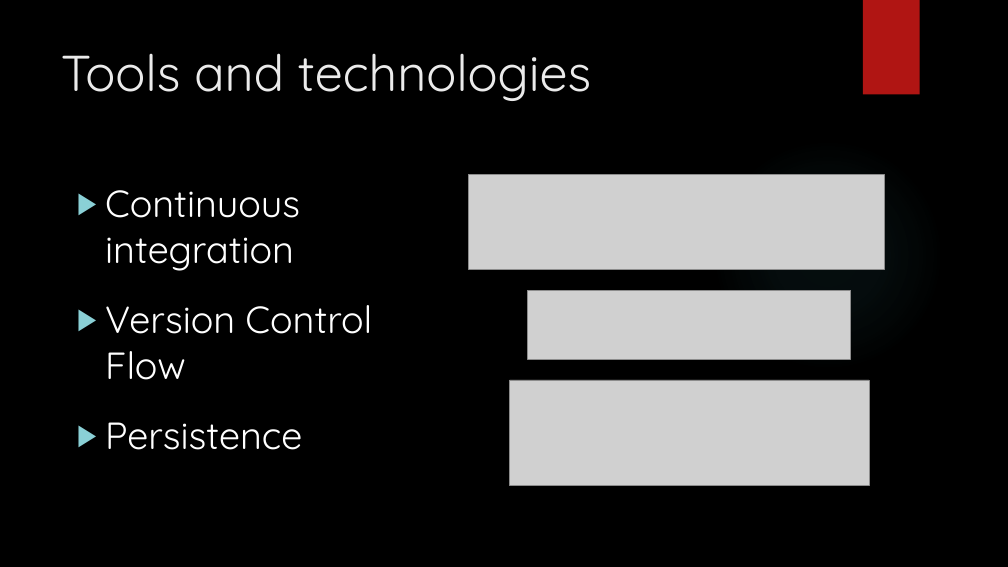
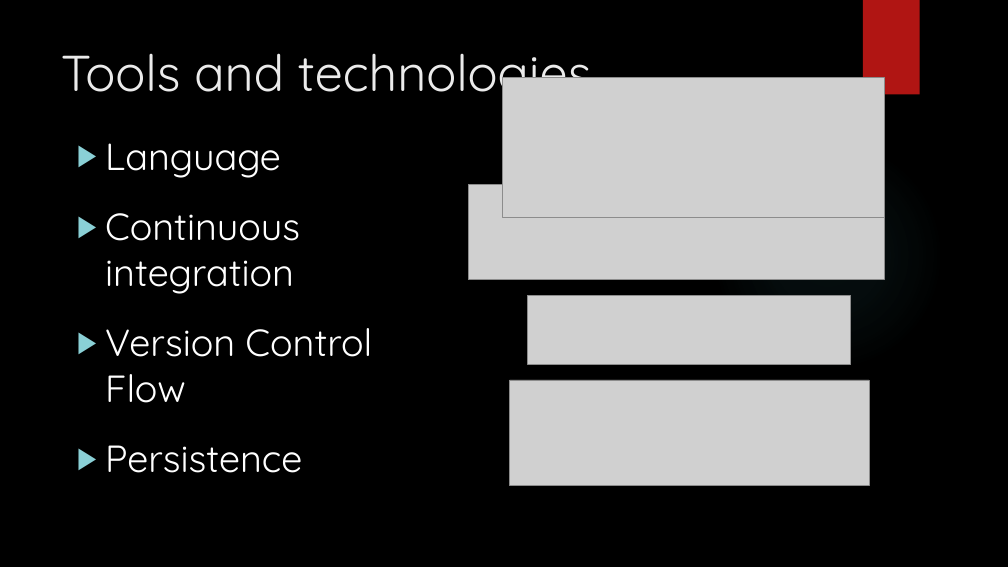
Before and after one commit to Arquisoft/Trivial_i1b, a slide deck: slide 8 of Documentation/Software Architecture.pptx. Drawn at 1008x567 pixels with LibreOffice and Linux fonts; fonts in the diff are those of the drawing; grey boxes stand for pictures; background and template pictures are left out. Boxes give left, top, right and bottom in pixels: in the first picture for what was removed or moved away, otherwise in the second. Text is boxed around its words. In the diff, an @@ line names an element or a change of style, - is before the commit and + after.

```diff
--- a/Documentation/Software Architecture.pptx
+++ b/Documentation/Software Architecture.pptx
@@ picture added at <box>502,78,884,218</box> @@
@@ text "Language": place and size @@
-text "Language" at <box>105,190,372,450</box>
+text "Language" at <box>105,143,372,473</box>
@@ text at <box>105,143,281,178</box>: paragraph added @@
+▶ Language
@@ picture: place and size @@
-picture at <box>468,174,884,269</box>
+picture at <box>468,185,884,280</box>
@@ picture: place and size @@
-picture at <box>528,290,851,359</box>
+picture at <box>528,296,851,364</box>
```
Also in this commit, not shown: 6 slides added, 5 other files.
